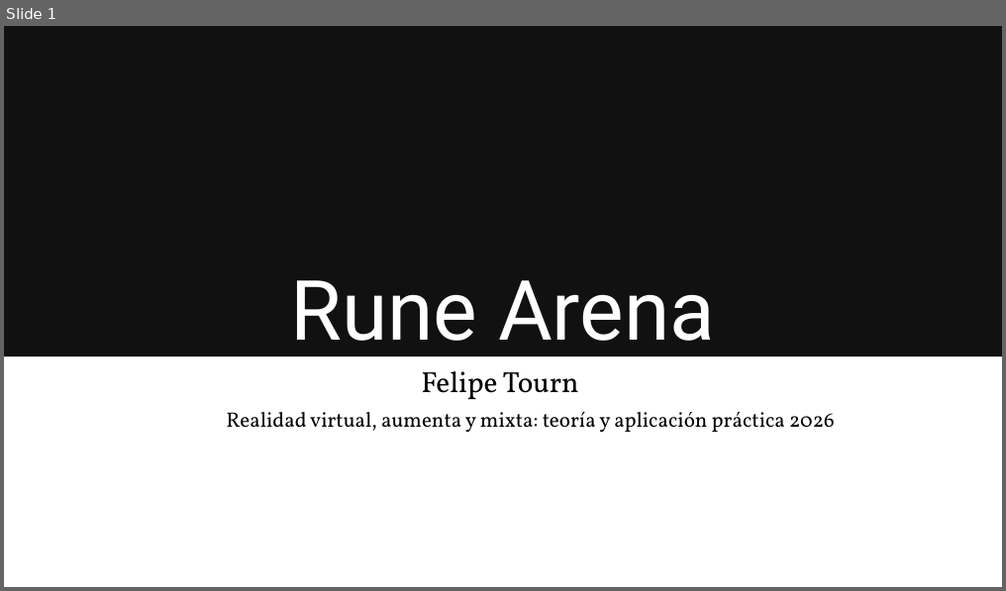
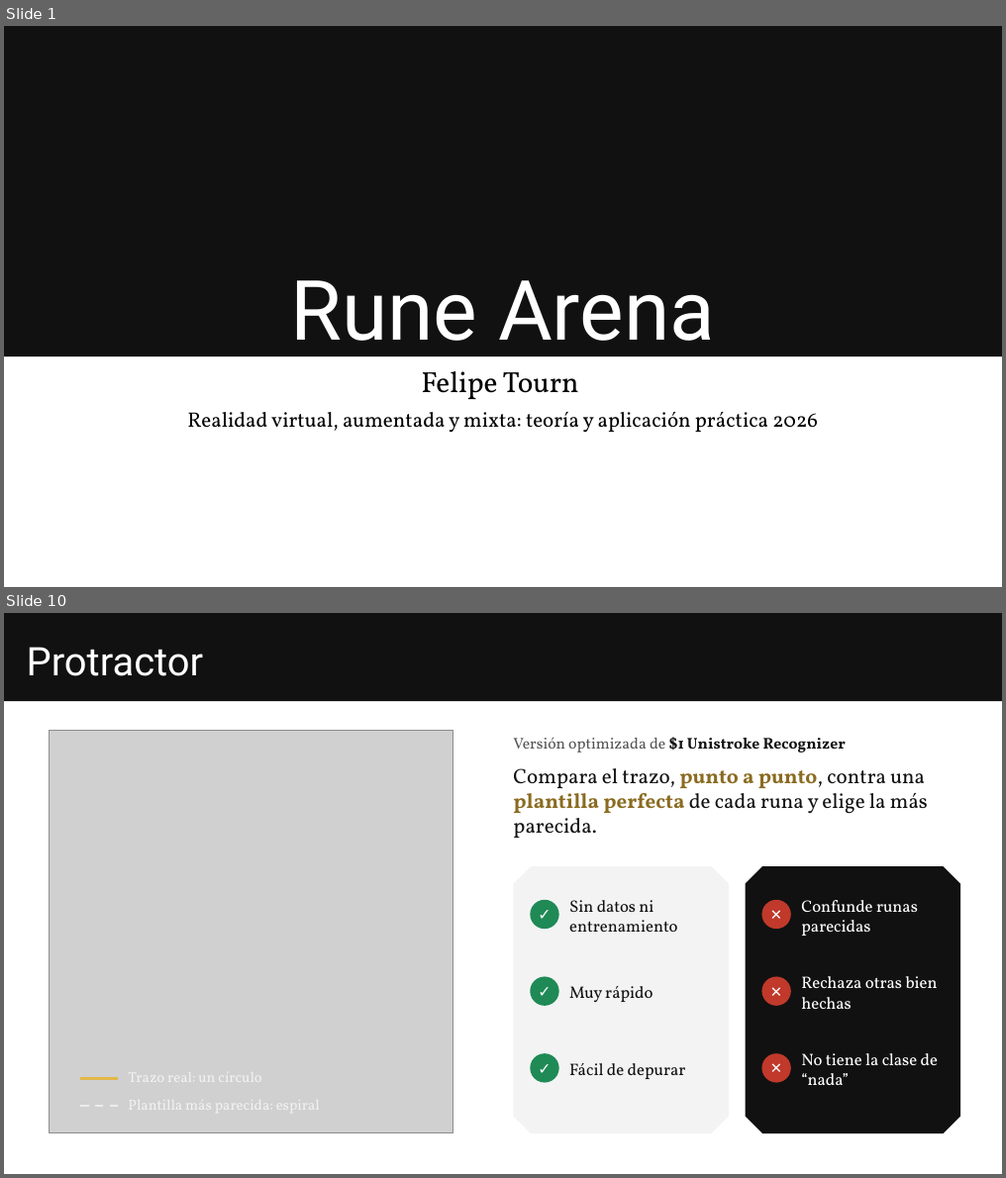
Before and after one commit to felipetourn/RuneArena, a slide deck: Presentacion/RuneArena.pptx. Shown one above the other, each under a label of ours: slide 1 before the commit, slides 1 and 10 after it; the slides between them are not shown. The pictures are 1006x591 and 1006x1178 pixels, drawn with LibreOffice and Linux fonts; fonts in the diff are those of the drawing; grey boxes stand for pictures. Boxes give left, top, right and bottom in pixels: in the first picture for what was removed or moved away, otherwise in the second. Text is boxed around its words. In the diff, an @@ line names an element or a change of style, - is before the commit and + after.

```diff
--- a/Presentacion/RuneArena.pptx
+++ b/Presentacion/RuneArena.pptx
@@ slide 10 added at <box>4,613,1002,1174</box>, background #FFFFFF @@
@@ rectangle added at <box>4,613,1002,701</box>, fill #111111 @@
@@ text added at <box>27,647,203,676</box>, 38 pt, text #FFFFFF @@
+Protractor
@@ picture added at <box>49,731,453,1134</box> @@
@@ text added at <box>513,737,846,753</box>, 15 pt, text #111111, bold @@
+Versión optimizada de $1 Unistroke Recognizer
@@ text added at <box>513,768,928,838</box>, 20 pt, text #111111 @@
+Compara el trazo, punto a punto, contra una plantilla perfecta de cada runa y elige la más parecida.
@@ octagon added at <box>514,866,730,1134</box>, fill #F3F3F3 @@
@@ octagon added at <box>746,866,960,1134</box>, fill #111111 @@
@@ ellipse added at <box>531,900,559,929</box>, fill #1F8A55, 15 pt, text #FFFFFF, bold @@
+✓
@@ text added at <box>569,900,677,932</box>, 16 pt, text #111111 @@
+Sin datos ni entrenamiento
@@ ellipse added at <box>761,900,791,929</box>, fill #C0392B, 14 pt, text #FFFFFF, bold @@
+✕
@@ text added at <box>801,900,918,936</box>, 16 pt, text #FFFFFF @@
+Confunde runas parecidas
@@ ellipse added at <box>531,977,559,1006</box>, fill #1F8A55, 15 pt, text #FFFFFF, bold @@
+✓
@@ text added at <box>569,986,652,1002</box>, 16 pt, text #111111 @@
+Muy rápido
@@ ellipse added at <box>761,977,791,1006</box>, fill #C0392B, 14 pt, text #FFFFFF, bold @@
+✕
@@ text added at <box>801,976,938,1009</box>, 16 pt, text #FFFFFF @@
+Rechaza otras bien hechas
@@ ellipse added at <box>531,1054,559,1083</box>, fill #1F8A55, 15 pt, text #FFFFFF, bold @@
+✓
@@ ellipse added at <box>761,1054,791,1083</box>, fill #C0392B, 14 pt, text #FFFFFF, bold @@
+✕
@@ text added at <box>801,1054,938,1085</box>, 16 pt, text #FFFFFF @@
+No tiene la clase de “nada”
@@ line added from (80, 1079) to (118, 1079), #E3B84A 3.5 pt @@
@@ text added at <box>569,1063,686,1079</box>, 16 pt, text #111111 @@
+Fácil de depurar
@@ line added from (80, 1106) to (118, 1106), #EBEBEB 2 pt dashed @@
@@ slide 1 changed as well @@
@@ text at <box>187,412,818,433</box>: text changed @@
-Realidad virtual, aumenta y mixta: teoría y aplicación práctica 2026
+Realidad virtual, aumentada y mixta: teoría y aplicación práctica 2026
```
Also in this commit, not shown: 2 other slides changed, 11 other slides added, 3 slides removed, 2 other files.
